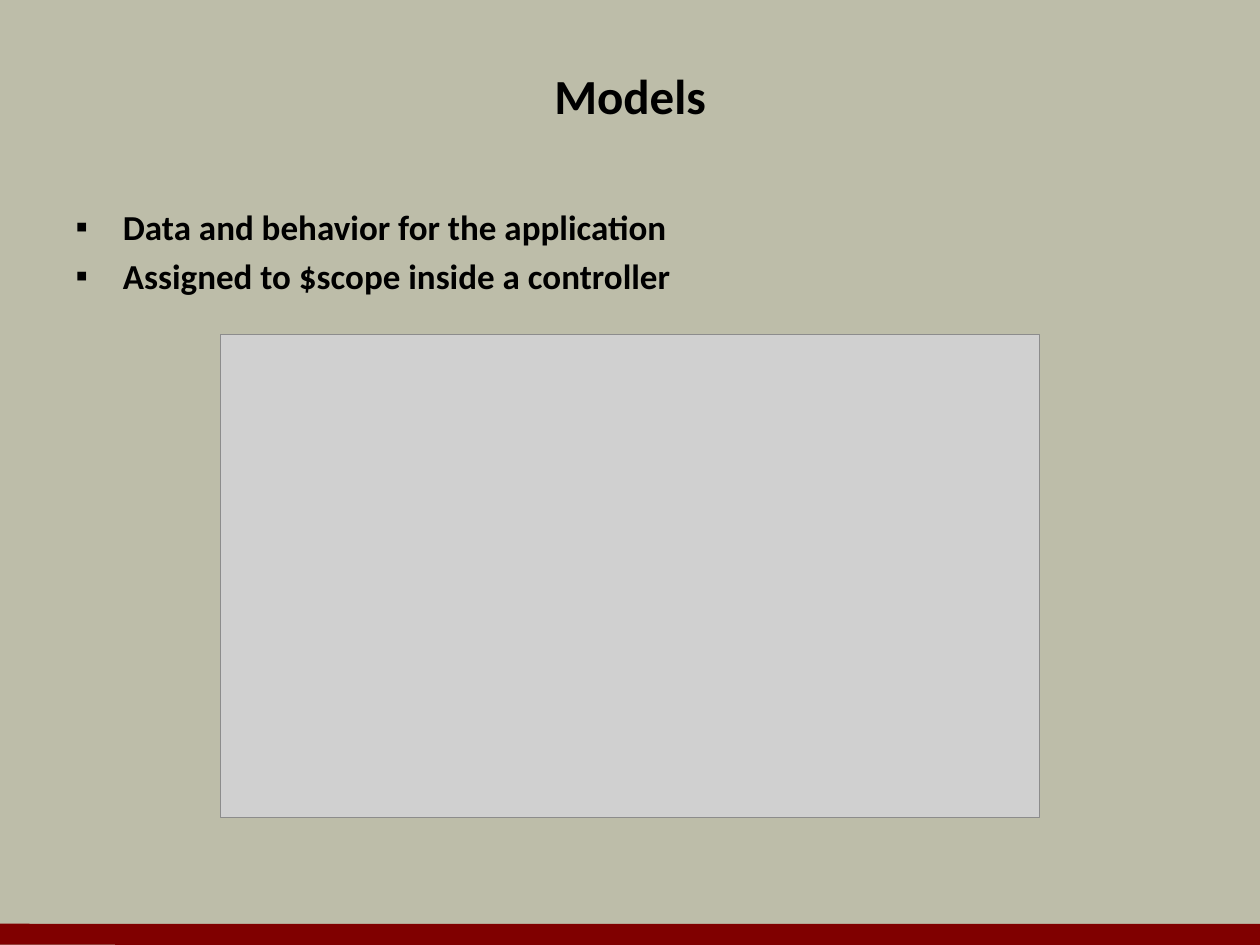
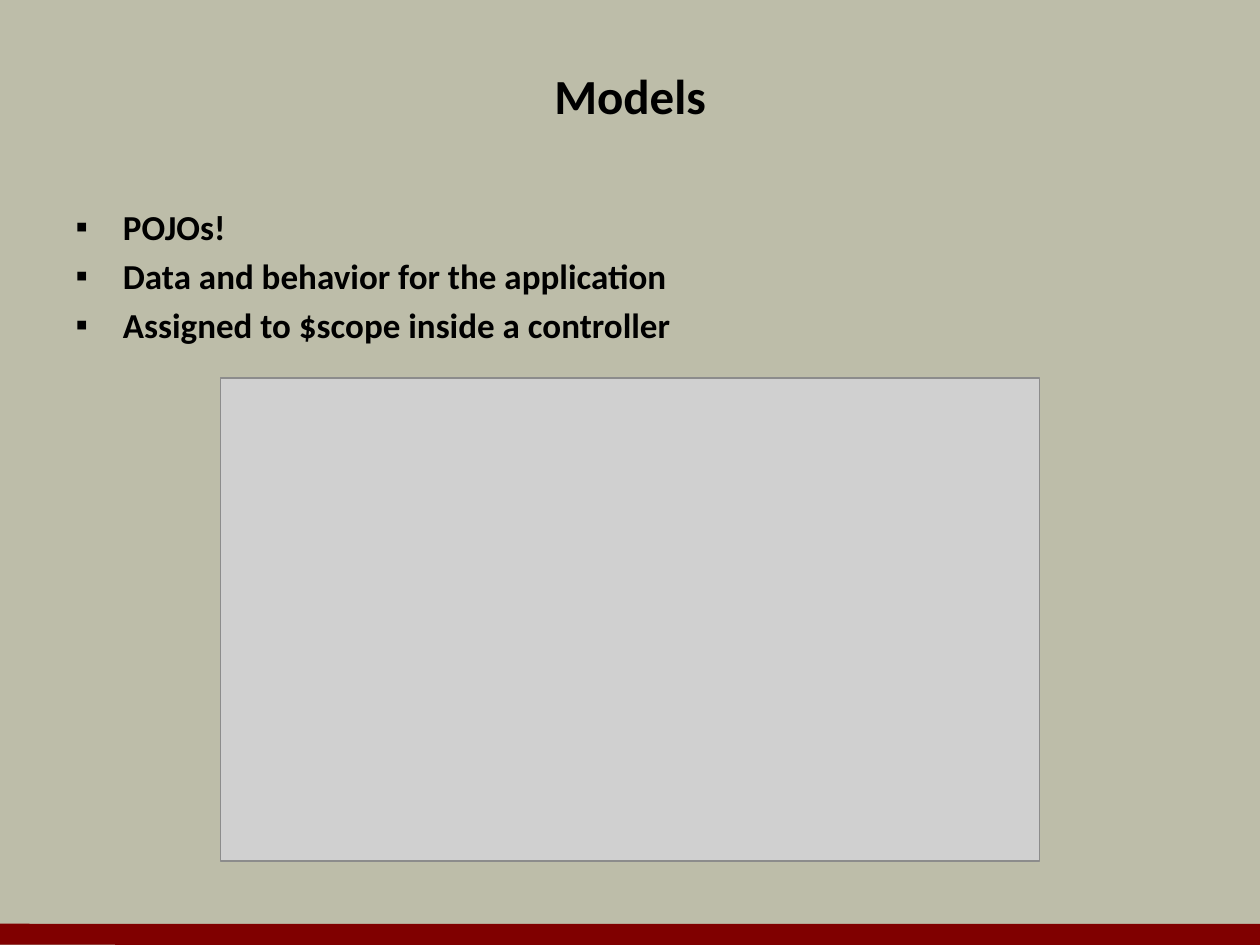
Before and after one commit to OdeToCode/classes, a slide deck: slide 9 of angularjs/slides/01_Introduction.pptx. Drawn at 1260x945 pixels with LibreOffice and Linux fonts; fonts in the diff are those of the drawing; grey boxes stand for pictures; background and template pictures are left out. Boxes give left, top, right and bottom in pixels: in the first picture for what was removed or moved away, otherwise in the second. Text is boxed around its words. In the diff, an @@ line names an element or a change of style, - is before the commit and + after.

```diff
--- a/angularjs/slides/01_Introduction.pptx
+++ b/angularjs/slides/01_Introduction.pptx
@@ text at (x1=123, y1=216, x2=226, y2=241): paragraph added @@
+▪ POJOs!
@@ picture moved from (x1=220, y1=334, x2=1040, y2=816) to (x1=220, y1=378, x2=1040, y2=861) @@
```
Also in this commit, not shown: 2 other slides changed, 36 other files.
